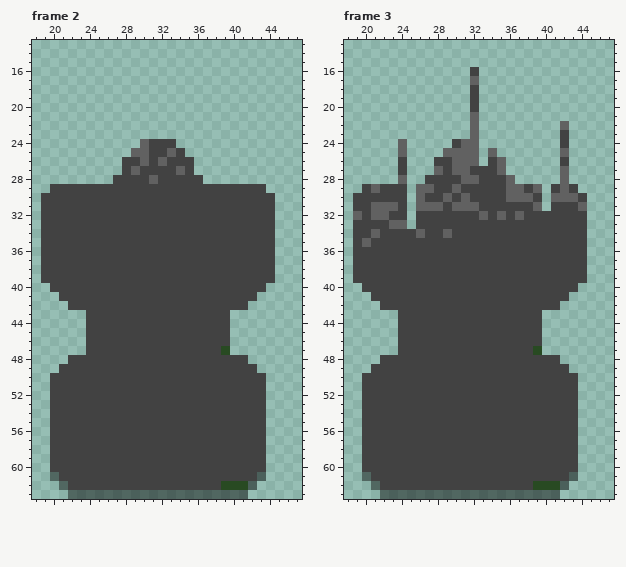
Pixel-art file, stored at Assets/Arts/Enemies/Boss/AncientOne/AwakeStone/SummonStoneActive.aseprite. The first picture shows the starting point.
64x64 pixels, 8 frames. Shown: frame 2: x 18..47, y 13..63; frame 3: x 18..47, y 13..63. The commit also changed other frames, which this record leaves out.
New version:
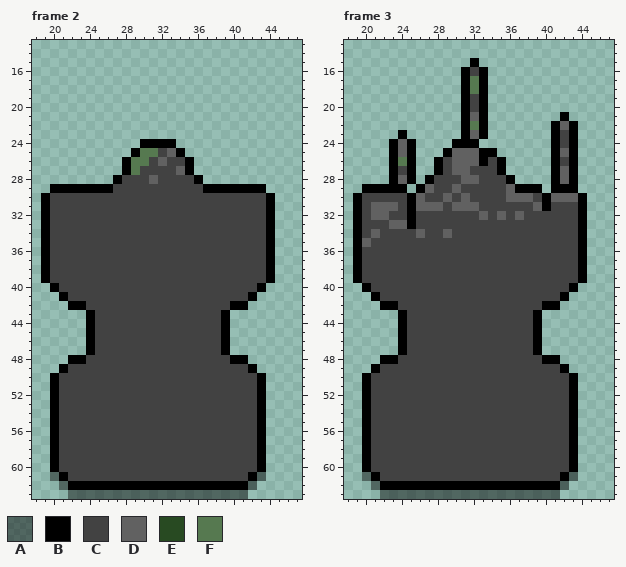
Palette (. is transparent): A #00000075  B #000000  C #424242  D #616161  E #284a22  F #567950
Diff:
--- frame 2, layer "Flattened"
@@ x 18..47 @@
 23 ..............................
-24 ............DCCC..............
-25 ...........DDCCDC.............
-26 ..........CCDCDCCC............
-27 ..........CDCCCCDC............
-28 .........CCCCDCCCCC...........
-29 ..CCCCCCCCCCCCCCCCCCCCCCCC....
-30 .CCCCCCCCCCCCCCCCCCCCCCCCCC...
-31 .CCCCCCCCCCCCCCCCCCCCCCCCCC...
-32 .CCCCCCCCCCCCCCCCCCCCCCCCCC...
-33 .CCCCCCCCCCCCCCCCCCCCCCCCCC...
-34 .CCCCCCCCCCCCCCCCCCCCCCCCCC...
-35 .CCCCCCCCCCCCCCCCCCCCCCCCCC...
-36 .CCCCCCCCCCCCCCCCCCCCCCCCCC...
-37 .CCCCCCCCCCCCCCCCCCCCCCCCCC...
-38 .CCCCCCCCCCCCCCCCCCCCCCCCCC...
-39 .CCCCCCCCCCCCCCCCCCCCCCCCCC...
-40 ..CCCCCCCCCCCCCCCCCCCCCCCC....
-41 ...CCCCCCCCCCCCCCCCCCCCCC.....
-42 ....CCCCCCCCCCCCCCCCCCCC......
-43 ......CCCCCCCCCCCCCCCC........
-44 ......CCCCCCCCCCCCCCCC........
-45 ......CCCCCCCCCCCCCCCC........
-46 ......CCCCCCCCCCCCCCCC........
-47 ......CCCCCCCCCCCCCCCE........
-48 ....CCCCCCCCCCCCCCCCCCCC......
-49 ...CCCCCCCCCCCCCCCCCCCCCC.....
-50 ..CCCCCCCCCCCCCCCCCCCCCCCC....
-51 ..CCCCCCCCCCCCCCCCCCCCCCCC....
-52 ..CCCCCCCCCCCCCCCCCCCCCCCC....
-53 ..CCCCCCCCCCCCCCCCCCCCCCCC....
-54 ..CCCCCCCCCCCCCCCCCCCCCCCC....
-55 ..CCCCCCCCCCCCCCCCCCCCCCCC....
-56 ..CCCCCCCCCCCCCCCCCCCCCCCC....
-57 ..CCCCCCCCCCCCCCCCCCCCCCCC....
-58 ..CCCCCCCCCCCCCCCCCCCCCCCC....
-59 ..CCCCCCCCCCCCCCCCCCCCCCCC....
-60 ..CCCCCCCCCCCCCCCCCCCCCCCC....
-61 ..ACCCCCCCCCCCCCCCCCCCCCCA....
-62 ...ACCCCCCCCCCCCCCCCCEEEA.....
+24 ............BBBB..............
+25 ...........BFFCDB.............
+26 ..........BFFCDCCB............
+27 ..........BFCCCCDB............
+28 .........BCCCDCCCCB...........
+29 ..BBBBBBBCCCCCCCCCCBBBBBBB....
+30 .BCCCCCCCCCCCCCCCCCCCCCCCCB...
+31 .BCCCCCCCCCCCCCCCCCCCCCCCCB...
+32 .BCCCCCCCCCCCCCCCCCCCCCCCCB...
+33 .BCCCCCCCCCCCCCCCCCCCCCCCCB...
+34 .BCCCCCCCCCCCCCCCCCCCCCCCCB...
+35 .BCCCCCCCCCCCCCCCCCCCCCCCCB...
+36 .BCCCCCCCCCCCCCCCCCCCCCCCCB...
+37 .BCCCCCCCCCCCCCCCCCCCCCCCCB...
+38 .BCCCCCCCCCCCCCCCCCCCCCCCCB...
+39 .BCCCCCCCCCCCCCCCCCCCCCCCCB...
+40 ..BCCCCCCCCCCCCCCCCCCCCCCB....
+41 ...BCCCCCCCCCCCCCCCCCCCCB.....
+42 ....BBCCCCCCCCCCCCCCCCBB......
+43 ......BCCCCCCCCCCCCCCB........
+44 ......BCCCCCCCCCCCCCCB........
+45 ......BCCCCCCCCCCCCCCB........
+46 ......BCCCCCCCCCCCCCCB........
+47 ......BCCCCCCCCCCCCCCB........
+48 ....BBCCCCCCCCCCCCCCCCBB......
+49 ...BCCCCCCCCCCCCCCCCCCCCB.....
+50 ..BCCCCCCCCCCCCCCCCCCCCCCB....
+51 ..BCCCCCCCCCCCCCCCCCCCCCCB....
+52 ..BCCCCCCCCCCCCCCCCCCCCCCB....
+53 ..BCCCCCCCCCCCCCCCCCCCCCCB....
+54 ..BCCCCCCCCCCCCCCCCCCCCCCB....
+55 ..BCCCCCCCCCCCCCCCCCCCCCCB....
+56 ..BCCCCCCCCCCCCCCCCCCCCCCB....
+57 ..BCCCCCCCCCCCCCCCCCCCCCCB....
+58 ..BCCCCCCCCCCCCCCCCCCCCCCB....
+59 ..BCCCCCCCCCCCCCCCCCCCCCCB....
+60 ..BCCCCCCCCCCCCCCCCCCCCCCB....
+61 ..ABCCCCCCCCCCCCCCCCCCCCBA....
+62 ...ABBBBBBBBBBBBBBBBBBBBA.....
 63 ....AAAAAAAAAAAAAAAAAAAA......
--- frame 3, layer "Flattened"
@@ x 18..47 @@
 14 ..............................
-15 ..............................
-16 ..............C...............
-17 ..............D...............
-18 ..............C...............
-19 ..............C...............
-20 ..............C...............
-21 ..............D...............
-22 ..............D.........D.....
-23 ..............D.........C.....
-24 ......D.....CDD.........C.....
-25 ......D....DDDD.D.......D.....
-26 ......C...CCDDD.CD......C.....
-27 ......C...DCDDCCCD......D.....
-28 ......D..CCCCDDCCCD.....D.....
-29 ..CDCCC.DDCCDCCCCCDDCD.CDC....
-30 .CCCCCC.DCCDCDCCCCDDDC.DDDC...
-31 .CCDDDC.DDDCDDDCCCCCCD.CCCD...
-32 .DCDDCC.CCCCCCCDCDCDCCCCCCC...
-33 .CCCCDD.CCCCCCCCCCCCCCCCCCC...
-34 .CCDCCCCDCCDCCCCCCCCCCCCCCC...
-35 .CDCCCCCCCCCCCCCCCCCCCCCCCC...
-36 .CCCCCCCCCCCCCCCCCCCCCCCCCC...
-37 .CCCCCCCCCCCCCCCCCCCCCCCCCC...
-38 .CCCCCCCCCCCCCCCCCCCCCCCCCC...
-39 .CCCCCCCCCCCCCCCCCCCCCCCCCC...
-40 ..CCCCCCCCCCCCCCCCCCCCCCCC....
-41 ...CCCCCCCCCCCCCCCCCCCCCC.....
-42 ....CCCCCCCCCCCCCCCCCCCC......
-43 ......CCCCCCCCCCCCCCCC........
-44 ......CCCCCCCCCCCCCCCC........
-45 ......CCCCCCCCCCCCCCCC........
-46 ......CCCCCCCCCCCCCCCC........
-47 ......CCCCCCCCCCCCCCCE........
-48 ....CCCCCCCCCCCCCCCCCCCC......
-49 ...CCCCCCCCCCCCCCCCCCCCCC.....
-50 ..CCCCCCCCCCCCCCCCCCCCCCCC....
-51 ..CCCCCCCCCCCCCCCCCCCCCCCC....
-52 ..CCCCCCCCCCCCCCCCCCCCCCCC....
-53 ..CCCCCCCCCCCCCCCCCCCCCCCC....
-54 ..CCCCCCCCCCCCCCCCCCCCCCCC....
-55 ..CCCCCCCCCCCCCCCCCCCCCCCC....
-56 ..CCCCCCCCCCCCCCCCCCCCCCCC....
-57 ..CCCCCCCCCCCCCCCCCCCCCCCC....
-58 ..CCCCCCCCCCCCCCCCCCCCCCCC....
-59 ..CCCCCCCCCCCCCCCCCCCCCCCC....
-60 ..CCCCCCCCCCCCCCCCCCCCCCCC....
-61 ..ACCCCCCCCCCCCCCCCCCCCCCA....
-62 ...ACCCCCCCCCCCCCCCCCEEEA.....
+15 ..............B...............
+16 .............BCB..............
+17 .............BFB..............
+18 .............BFB..............
+19 .............BCB..............
+20 .............BCB..............
+21 .............BDB........B.....
+22 .............BFB.......BDB....
+23 ......B......BDB.......BCB....
+24 .....BDB....BBB........BCB....
+25 .....BDB...BDDDBB......BDB....
+26 .....BFB..BCDDDBCB.....BCB....
+27 .....BCB..BCDDCCCB.....BDB....
+28 .....BDB.BCCCDDCCCB....BDB....
+29 ..BBBBB.BDCCDCCCCCDBBB.BBB....
+30 .BCCCCCBDCCDCDCCCCDDDCBDDDB...
+31 .BCDDDCBDDDCDDDCCCCCCDBCCCB...
+32 .BCDDCCBCCCCCCCDCDCDCCCCCCB...
+33 .BCCCDDBCCCCCCCCCCCCCCCCCCB...
+34 .BCDCCCCDCCDCCCCCCCCCCCCCCB...
+35 .BDCCCCCCCCCCCCCCCCCCCCCCCB...
+36 .BCCCCCCCCCCCCCCCCCCCCCCCCB...
+37 .BCCCCCCCCCCCCCCCCCCCCCCCCB...
+38 .BCCCCCCCCCCCCCCCCCCCCCCCCB...
+39 .BCCCCCCCCCCCCCCCCCCCCCCCCB...
+40 ..BCCCCCCCCCCCCCCCCCCCCCCB....
+41 ...BCCCCCCCCCCCCCCCCCCCCB.....
+42 ....BBCCCCCCCCCCCCCCCCBB......
+43 ......BCCCCCCCCCCCCCCB........
+44 ......BCCCCCCCCCCCCCCB........
+45 ......BCCCCCCCCCCCCCCB........
+46 ......BCCCCCCCCCCCCCCB........
+47 ......BCCCCCCCCCCCCCCB........
+48 ....BBCCCCCCCCCCCCCCCCBB......
+49 ...BCCCCCCCCCCCCCCCCCCCCB.....
+50 ..BCCCCCCCCCCCCCCCCCCCCCCB....
+51 ..BCCCCCCCCCCCCCCCCCCCCCCB....
+52 ..BCCCCCCCCCCCCCCCCCCCCCCB....
+53 ..BCCCCCCCCCCCCCCCCCCCCCCB....
+54 ..BCCCCCCCCCCCCCCCCCCCCCCB....
+55 ..BCCCCCCCCCCCCCCCCCCCCCCB....
+56 ..BCCCCCCCCCCCCCCCCCCCCCCB....
+57 ..BCCCCCCCCCCCCCCCCCCCCCCB....
+58 ..BCCCCCCCCCCCCCCCCCCCCCCB....
+59 ..BCCCCCCCCCCCCCCCCCCCCCCB....
+60 ..BCCCCCCCCCCCCCCCCCCCCCCB....
+61 ..ABCCCCCCCCCCCCCCCCCCCCBA....
+62 ...ABBBBBBBBBBBBBBBBBBBBA.....
 63 ....AAAAAAAAAAAAAAAAAAAA......
Boxes around the changes in both pictures, in picture pixels (x1, y1, x2, y2):
changed: (41, 139, 275, 490)
changed: (353, 58, 587, 490)
